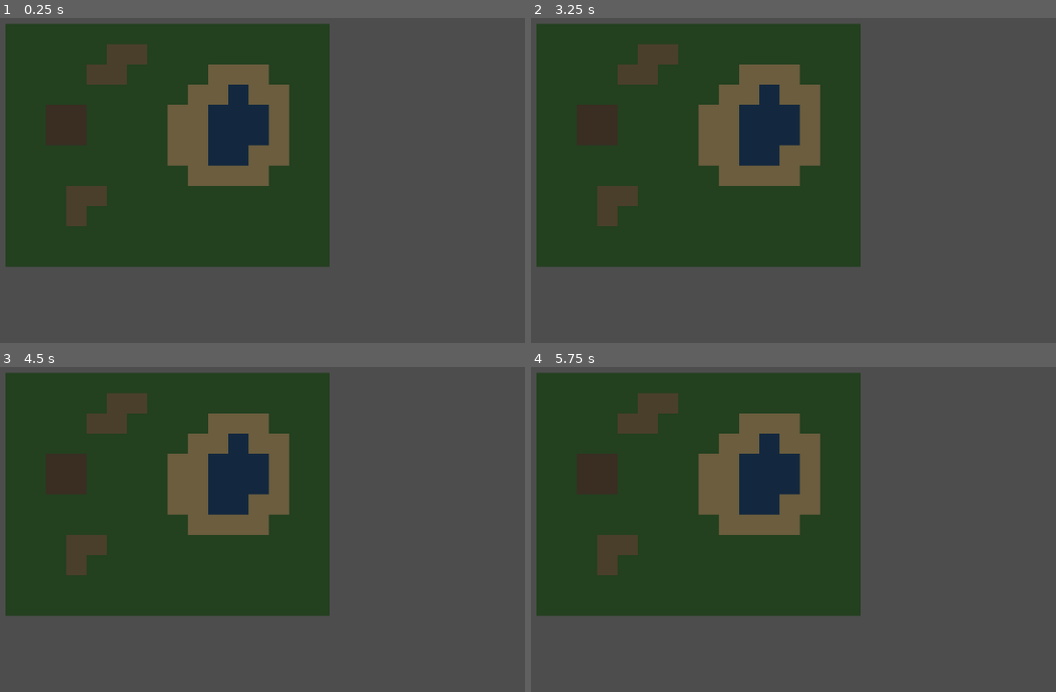
Above: before the commit, frames 1-4 (two rows, left to right).
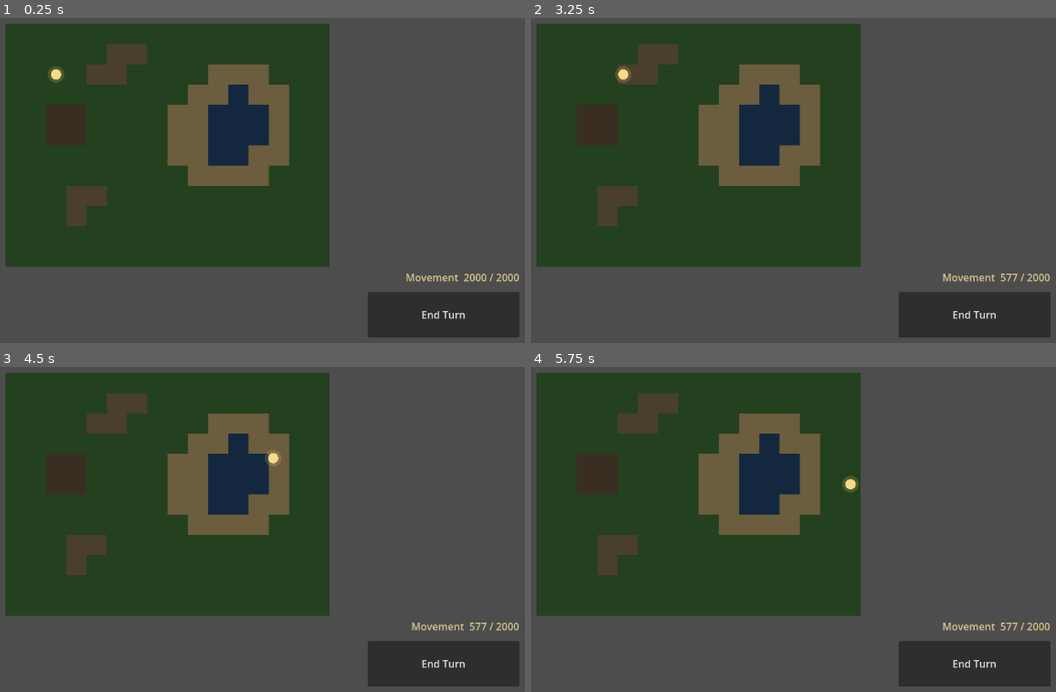
Above: after the commit, the same moments.

Repository: aweussom/noHeroes3
Game: Godot game, scene res://src/Main.tscn
Same seed, same stepped clock (60 frames per second), same inputs: the game is played once before the commit and once after it.
Inputs (mouse positions are in pixels of both pictures, inside the frame that each line leads up to):
- Up to frame 1 (0.25 s): no input
- Up to frame 2 (3.25 s): click (977, 313) at 0.5 s, where only the run after the commit has a clickable "End Turn"; click (977, 313) at 1.25 s, where only the run after the commit has a clickable "End Turn"; click (977, 313) at 2 s, where only the run after the commit has a clickable "End Turn"; tap Enter at 2.75 s; move the mouse to (856, 125) at 2.77 s; click (856, 125) at 2.92 s
- Up to frame 3 (4.5 s): drag from (21, 513) to (131, 575) at 3.52 s; move the mouse to (241, 402) at 4.27 s; click (241, 402) at 4.42 s
- Up to frame 4 (5.75 s): drag from (662, 575) to (outside the picture) at 5.02 s

The runs differ from the first frame. In frame 1, 4.4% of the frame differs, in the area x 9-99%, y 14-99%; in frame 2, 4.4%; in frame 3, 4.4%; in frame 4, 4.4%.

Commit message:
M2: hero movement — tap-to-move, A* pathfinding, movement budget
- Pathfinder wraps AStarGrid2D over MapModel passability; HoMM3 cost
  units (straight 100, diagonal 141) so movement points share one scale.
- reachable_prefix clips a path to what the hero can afford this turn.
- HeroView: placeholder luminous token, tween-walks tile by tile.
- Hero gains movement_points / refill_movement; GameState.end_turn refills.
- TouchInput emits tap (vs drag/pinch); HUD shows movement readout + End Turn.

Co-Authored-By: Claude Opus 4.8 (1M context) <noreply@anthropic.com>

Diff:
--- a/src/Main.gd
+++ b/src/Main.gd
@@ -3,23 +3,82 @@
 ## Attached to the root of Main.tscn, which is the project's main scene.
 
 const SAMPLE_MAP := "res://data/maps/sample.json"
+const HERO_START := Vector2i(2, 2)
+const HERO_MOVEMENT := 2000   # ~20 straight tiles per turn (HoMM3 cost units; see Pathfinder).
 
 @onready var _map_view: MapView = $MapView
+@onready var _hero_view: HeroView = $MapView/HeroView
 @onready var _camera: CameraRig = $CameraRig
 @onready var _touch: TouchInput = $TouchInput
+@onready var _hud: HUD = $HUD
+
+var _model: MapModel
+var _pathfinder: Pathfinder
+var _hero: Hero
 
 func _ready() -> void:
-	var model := _load_map(SAMPLE_MAP)
-	if model == null:
+	_model = _load_map(SAMPLE_MAP)
+	if _model == null:
 		return
 
-	GameState.map = model
-	_map_view.show_map(model)
+	GameState.map = _model
+	_map_view.show_map(_model)
 	_camera.frame_map(_map_view.map_bounds())
+	_pathfinder = Pathfinder.new(_model)
 
-	# Touch/mouse gestures drive the camera. (tapped -> hero move arrives in M2.)
+	_hero = Hero.new()
+	_hero.id = "player"
+	_hero.place(HERO_START)
+	_hero.max_movement_points = HERO_MOVEMENT
+	_hero.refill_movement()
+	GameState.heroes.append(_hero)
+	_hero_view.set_cell(_hero.cell())
+
+	# Camera gestures.
 	_touch.panned.connect(_camera.pan_by)
 	_touch.zoomed.connect(_camera.zoom_at)
+	# Gameplay: tap to move, button to end the turn.
+	_touch.tapped.connect(_on_tapped)
+	_hud.end_turn_requested.connect(GameState.end_turn)
+	GameState.turn_changed.connect(_on_turn_changed)
+
+	_update_hud()
+
+# Tap a tile -> walk the hero as far along the path as movement allows.
+func _on_tapped(screen_position: Vector2) -> void:
+	if _hero_view.is_moving():
+		return   # ignore taps mid-move; no queued orders (calmer for sleepy play)
+
+	var target := _cell_at(screen_position)
+	if not _model.in_bounds(target.x, target.y) or target == _hero.cell():
+		return
+	if not _model.is_passable(target.x, target.y):
+		return
+
+	var path := _pathfinder.find_path(_hero.cell(), target)
+	if path.size() < 2:
+		return   # unreachable
+
+	var reach := _pathfinder.reachable_prefix(path, _hero.movement_points)
+	var steps: Array[Vector2i] = reach["cells"]
+	if steps.is_empty():
+		return   # can't even afford the first step this turn
+
+	_hero.movement_points -= int(reach["cost"])
+	_hero.place(steps[-1])
+	_hero_view.move_along(steps)
+	_update_hud()
+
+func _on_turn_changed(_player_index: int) -> void:
+	_update_hud()
+
+func _update_hud() -> void:
+	_hud.update_movement(_hero.movement_points, _hero.max_movement_points)
+
+# Screen point -> map cell, via the active camera's canvas transform.
+func _cell_at(screen_position: Vector2) -> Vector2i:
+	var world: Vector2 = get_viewport().get_canvas_transform().affine_inverse() * screen_position
+	return Vector2i((world / MapView.TILE_SIZE).floor())
 
 # Read a converted map JSON into a MapModel. Returns null (and logs) on any failure.
 func _load_map(path: String) -> MapModel:
--- a/src/Main.tscn
+++ b/src/Main.tscn
@@ -10,6 +10,7 @@
 [ext_resource type="Script" path="res://src/map/CameraRig.gd" id="4"]
 [ext_resource type="Script" path="res://src/input/TouchInput.gd" id="5"]
 [ext_resource type="Script" path="res://src/ui/HUD.gd" id="6"]
+[ext_resource type="Script" path="res://src/map/HeroView.gd" id="7"]
 
 [node name="Main" type="Node"]
 script = ExtResource("1")
@@ -19,6 +20,9 @@
 terrain_layer = NodePath("TerrainLayer")
 
 [node name="TerrainLayer" type="TileMapLayer" parent="MapView"]
+
+[node name="HeroView" type="Node2D" parent="MapView"]
+script = ExtResource("7")
 
 [node name="FogLayer" type="CanvasModulate" parent="."]
 script = ExtResource("3")
--- a/src/core/GameState.gd
+++ b/src/core/GameState.gd
@@ -7,6 +7,7 @@
 var rng := RandomNumberGenerator.new()
 var current_player: int = 0
 var map: MapModel = null
+var heroes: Array = []   # all heroes in play (just the player's, for now)
 
 func _ready() -> void:
 	# Deterministic by default so AI/combat are reproducible while developing.
@@ -14,5 +15,8 @@
 	rng.seed = 1999
 
 func end_turn() -> void:
-	# TODO(M2): advance turn, refill hero movement, run AI players.
+	# Refill every hero's movement for the new turn.
+	# TODO(M4): advance to other players and run AI before returning to the player.
+	for hero in heroes:
+		hero.refill_movement()
 	turn_changed.emit(current_player)
--- a/src/core/Hero.gd
+++ b/src/core/Hero.gd
@@ -5,8 +5,16 @@
 var id: String = ""
 var x: int = 0
 var y: int = 0
-var movement_points: int = 0
-var army: Array = []   # TODO(M4): stacks of creatures
+var movement_points: int = 0       # remaining this turn (in HoMM3 cost units; see Pathfinder)
+var max_movement_points: int = 0   # refilled to this at the start of each turn
+var army: Array = []               # TODO(M4): stacks of creatures
 
 func cell() -> Vector2i:
 	return Vector2i(x, y)
+
+func place(cell: Vector2i) -> void:
+	x = cell.x
+	y = cell.y
+
+func refill_movement() -> void:
+	movement_points = max_movement_points
--- /dev/null
+++ b/src/core/Pathfinder.gd
@@ -0,0 +1,44 @@
+class_name Pathfinder
+extends RefCounted
+## Grid pathfinding over a MapModel's passability. Pure logic (no rendering) — wraps Godot's
+## AStarGrid2D so we don't hand-roll A*. Built once per map; rebuild if the map changes.
+##
+## Costs follow HoMM3's convention: a straight step is 100, a diagonal step ~141 (≈100·√2).
+## Movement points are spent in these units, so Hero.movement_points reads on the same scale.
+
+const STEP_STRAIGHT := 100
+const STEP_DIAGONAL := 141
+
+var _astar := AStarGrid2D.new()
+
+func _init(model: MapModel) -> void:
+	_astar.region = Rect2i(0, 0, model.width, model.height)
+	_astar.cell_size = Vector2.ONE
+	# Allow diagonals, but not squeezing between two blocked corners.
+	_astar.diagonal_mode = AStarGrid2D.DIAGONAL_MODE_AT_LEAST_ONE_WALKABLE
+	_astar.update()
+	for y in model.height:
+		for x in model.width:
+			if not model.is_passable(x, y):
+				_astar.set_point_solid(Vector2i(x, y), true)
+
+## Full path of cells from `from` to `to`, inclusive of both ends. Empty if unreachable.
+func find_path(from: Vector2i, to: Vector2i) -> Array[Vector2i]:
+	return _astar.get_id_path(from, to)
+
+## How far along `path` (from find_path) the hero can actually afford with `points` movement.
+## Returns { "cells": Array[Vector2i] of steps to walk (excludes the start), "cost": int }.
+func reachable_prefix(path: Array[Vector2i], points: int) -> Dictionary:
+	var cells: Array[Vector2i] = []
+	var cost := 0
+	for i in range(1, path.size()):
+		var step := _step_cost(path[i - 1], path[i])
+		if cost + step > points:
+			break
+		cost += step
+		cells.append(path[i])
+	return {"cells": cells, "cost": cost}
+
+func _step_cost(a: Vector2i, b: Vector2i) -> int:
+	var d := b - a
+	return STEP_DIAGONAL if (d.x != 0 and d.y != 0) else STEP_STRAIGHT
--- a/src/input/TouchInput.gd
+++ b/src/input/TouchInput.gd
@@ -3,39 +3,61 @@
 ## Translates raw touch/mouse into game intents. Touch is the PRIMARY input (Android tablet);
 ## mouse + trackpad mirror it so the game is testable on the desktop without a tablet.
 ##
-## M1 emits pan + zoom (driving the camera). `tapped` (tap-to-move) lands in M2.
+## Emits pan + zoom (camera) and tap (M2: tap-to-move). A tap is a press that releases without
+## moving far and without a second finger — a drag pans instead, a pinch zooms instead.
 
-signal tapped(world_position: Vector2)            # TODO(M2): single-tap to move a hero.
+signal tapped(screen_position: Vector2)           # consumer converts screen -> world.
 signal panned(screen_delta: Vector2)              # one-finger / left-drag, in screen pixels.
 signal zoomed(factor: float, center: Vector2)     # pinch / wheel; factor > 1 zooms in.
+
+## A press that moves more than this (screen pixels) is a drag, not a tap.
+const TAP_MAX_MOVE := 10.0
 
 # Active touch points: touch index -> last screen position. Drives the one-vs-two-finger split.
 var _touches: Dictionary = {}
 var _last_pinch_distance: float = 0.0
 var _mouse_panning: bool = false
 
+# Tap tracking for the primary pointer.
+var _press_position: Vector2 = Vector2.ZERO
+var _press_moved: bool = false
+var _multi_touch: bool = false
+
 func _unhandled_input(event: InputEvent) -> void:
 	if event is InputEventScreenTouch:
 		if event.pressed:
 			_touches[event.index] = event.position
+			if _touches.size() == 1:
+				_begin_press(event.position)
+			else:
+				_multi_touch = true   # a second finger -> pinch, never a tap
 		else:
 			_touches.erase(event.index)
 			_last_pinch_distance = 0.0   # reset so the next pinch starts clean
+			if _touches.is_empty():
+				_end_press(event.position)
 	elif event is InputEventScreenDrag:
 		_touches[event.index] = event.position
 		if _touches.size() >= 2:
+			_multi_touch = true
 			_handle_pinch()
 		else:
+			_track_move(event.position)
 			panned.emit(event.relative)
-	# --- Desktop testing: left-drag pans, wheel and trackpad-pinch zoom. ---
+	# --- Desktop testing: left-click taps / left-drag pans, wheel + trackpad-pinch zoom. ---
 	elif event is InputEventMouseButton:
 		if event.button_index == MOUSE_BUTTON_LEFT:
 			_mouse_panning = event.pressed
+			if event.pressed:
+				_begin_press(event.position)
+			else:
+				_end_press(event.position)
 		elif event.pressed and event.button_index == MOUSE_BUTTON_WHEEL_UP:
 			zoomed.emit(1.1, event.position)
 		elif event.pressed and event.button_index == MOUSE_BUTTON_WHEEL_DOWN:
 			zoomed.emit(1.0 / 1.1, event.position)
 	elif event is InputEventMouseMotion and _mouse_panning:
+		_track_move(event.position)
 		panned.emit(event.relative)
 	elif event is InputEventMagnifyGesture:
 		zoomed.emit(event.factor, event.position)
@@ -48,3 +70,16 @@
 	if _last_pinch_distance > 0.0 and distance > 0.0:
 		zoomed.emit(distance / _last_pinch_distance, center)
 	_last_pinch_distance = distance
+
+func _begin_press(at: Vector2) -> void:
+	_press_position = at
+	_press_moved = false
+	_multi_touch = false
+
+func _track_move(to: Vector2) -> void:
+	if _press_position.distance_to(to) > TAP_MAX_MOVE:
+		_press_moved = true
+
+func _end_press(at: Vector2) -> void:
+	if not _press_moved and not _multi_touch:
+		tapped.emit(at)
--- /dev/null
+++ b/src/map/HeroView.gd
@@ -0,0 +1,41 @@
+class_name HeroView
+extends Node2D
+## The player's hero on the map. M2 draws a PLACEHOLDER luminous token (a glowing dot) — fitting
+## the dark, luminous-on-black look — until real HoMM3 hero sprites are extracted and the draw is
+## swapped for an animated sprite. Lives under MapView so its coordinates match the terrain grid.
+
+const STEP_TIME := 0.14   # seconds per tile; gentle, un-rushed for sleepy play.
+
+var _cell := Vector2i.ZERO
+var _move_tween: Tween
+
+func _ready() -> void:
+	z_index = 10   # draw above the terrain layer
+
+## Jump instantly to a cell (initial placement).
+func set_cell(cell: Vector2i) -> void:
+	_cell = cell
+	position = _cell_to_world(cell)
+	queue_redraw()
+
+## Animate step-by-step along `cells` (the walk steps from Pathfinder.reachable_prefix).
+func move_along(cells: Array[Vector2i]) -> void:
+	if cells.is_empty():
+		return
+	if _move_tween != null and _move_tween.is_valid():
+		_move_tween.kill()
+	_move_tween = create_tween()
+	for cell in cells:
+		_move_tween.tween_property(self, "position", _cell_to_world(cell), STEP_TIME)
+	_cell = cells[-1]
+
+func is_moving() -> bool:
+	return _move_tween != null and _move_tween.is_valid() and _move_tween.is_running()
+
+func _cell_to_world(cell: Vector2i) -> Vector2:
+	return (Vector2(cell) + Vector2(0.5, 0.5)) * MapView.TILE_SIZE
+
+func _draw() -> void:
+	# Soft halo + bright core. Additive-blend sprites/Light2D glow come with the M3 look pass.
+	draw_circle(Vector2.ZERO, 13.0, Color(1.0, 0.85, 0.45, 0.18))
+	draw_circle(Vector2.ZERO, 8.0, Color(1.0, 0.88, 0.55, 0.95))
--- a/src/ui/HUD.gd
+++ b/src/ui/HUD.gd
@@ -2,5 +2,45 @@
 extends CanvasLayer
 ## On-screen UI. Dark, high-contrast, large touch targets for sleepy one-handed play.
 ## Anything signalled by sound MUST also appear here — assume the game is muted.
+##
+## Built in code (not a .tscn) so it stays auditable in one file. M2: a movement readout and an
+## End Turn button. TODO(M3): theme pass + resource/hero panels.
 
-# TODO(M2+): resources, hero info, end-turn; all readable at low screen brightness.
+signal end_turn_requested
+
+const TEXT_COLOR := Color(0.85, 0.78, 0.55)   # warm, dim — readable at low brightness.
+
+var _movement_label: Label
+
+func _ready() -> void:
+	layer = 10
+
+	# Full-rect, click-through container so map taps pass to the game; only the button stops input.
+	var root := Control.new()
+	root.set_anchors_preset(Control.PRESET_FULL_RECT)
+	root.mouse_filter = Control.MOUSE_FILTER_IGNORE
+	add_child(root)
+
+	var box := VBoxContainer.new()
+	box.set_anchors_preset(Control.PRESET_BOTTOM_RIGHT)
+	box.offset_left = -260
+	box.offset_top = -150
+	box.offset_right = -20
+	box.offset_bottom = -20
+	box.alignment = BoxContainer.ALIGNMENT_END
+	box.add_theme_constant_override("separation", 12)
+	root.add_child(box)
+
+	_movement_label = Label.new()
+	_movement_label.horizontal_alignment = HORIZONTAL_ALIGNMENT_RIGHT
+	_movement_label.add_theme_color_override("font_color", TEXT_COLOR)
+	box.add_child(_movement_label)
+
+	var end_turn := Button.new()
+	end_turn.text = "End Turn"
+	end_turn.custom_minimum_size = Vector2(240, 72)   # generous touch target
+	end_turn.pressed.connect(func() -> void: end_turn_requested.emit())
+	box.add_child(end_turn)
+
+func update_movement(current: int, maximum: int) -> void:
+	_movement_label.text = "Movement  %d / %d" % [current, maximum]
Not shown: 1 places in src/Main.tscn that only renumber resources
Not shown, added: src/core/Pathfinder.gd.uid
Not shown, added: src/map/HeroView.gd.uid
